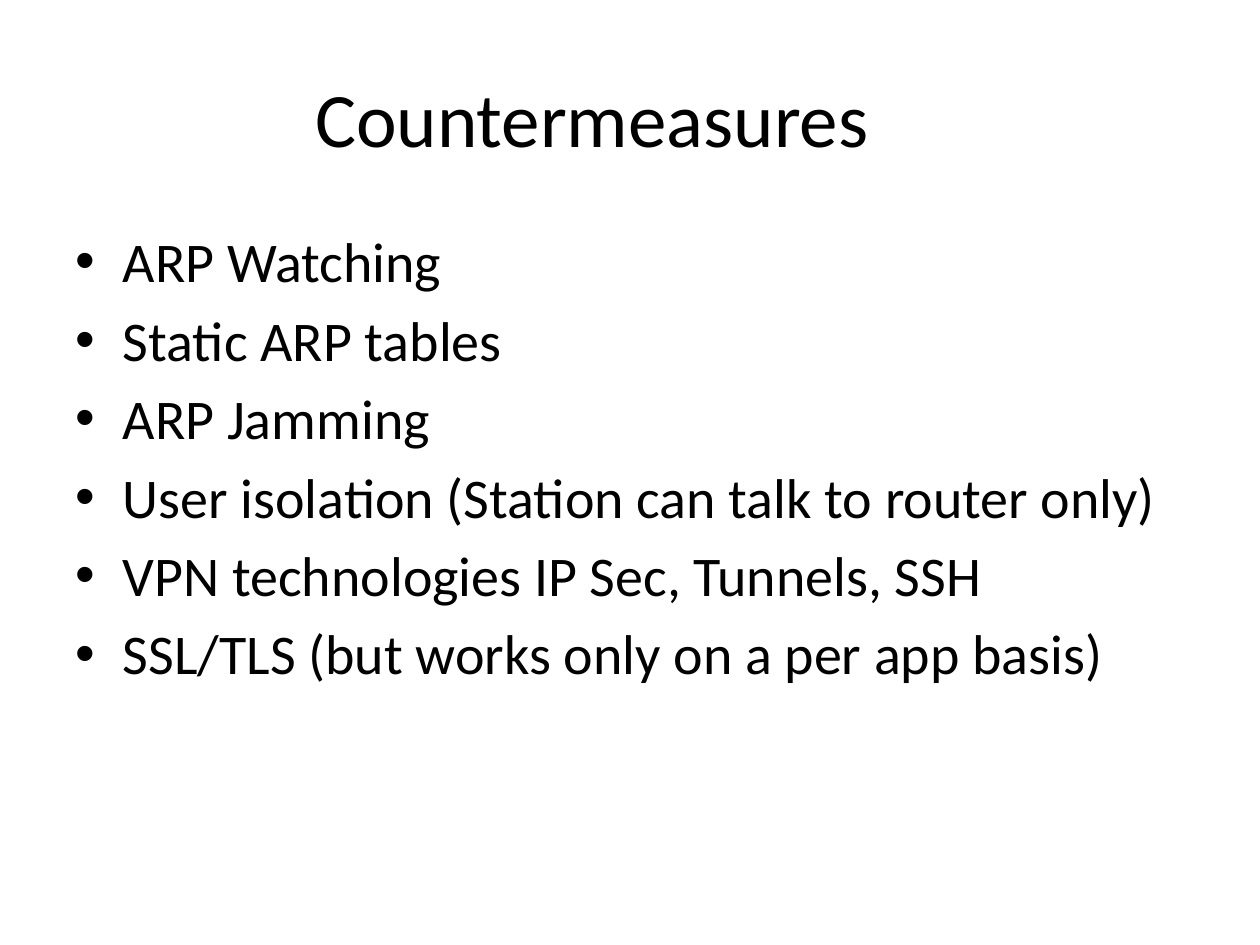
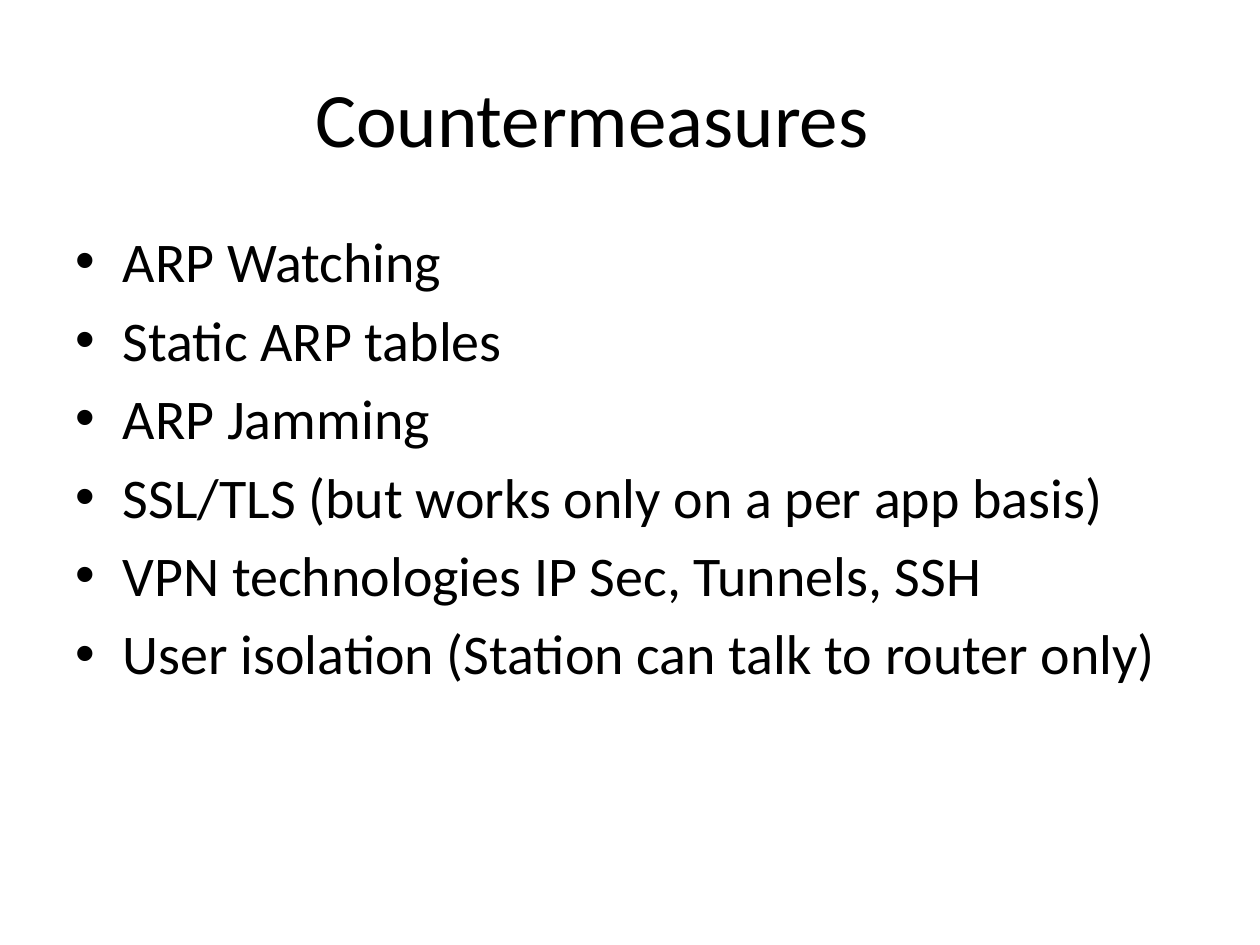
Before and after one commit to DeMaCS-UNICAL/NetworkSecurity, a slide deck: slide 18 of slides/LAYER2-ISSUES.pptx (slide 17 before the commit). Drawn at 1260x945 pixels with LibreOffice and Linux fonts; fonts in the diff are those of the drawing. Boxes give left, top, right and bottom in pixels: in the first picture for what was removed or moved away, otherwise in the second. Text is boxed around its words. In the diff, an @@ line names an element or a change of style, - is before the commit and + after.

```diff
--- a/slides/LAYER2-ISSUES.pptx
+++ b/slides/LAYER2-ISSUES.pptx
@@ text at box(123, 477, 1102, 606): paragraphs added @@
+• SSL/TLS (but works only on a per app basis)
+• VPN technologies IP Sec, Tunnels, SSH
@@ text at box(123, 557, 1102, 683): paragraphs removed @@
-• VPN technologies IP Sec, Tunnels, SSH
-• SSL/TLS (but works only on a per app basis)
```
Also in this commit, not shown: 2 other slides changed, 1 slide added.
